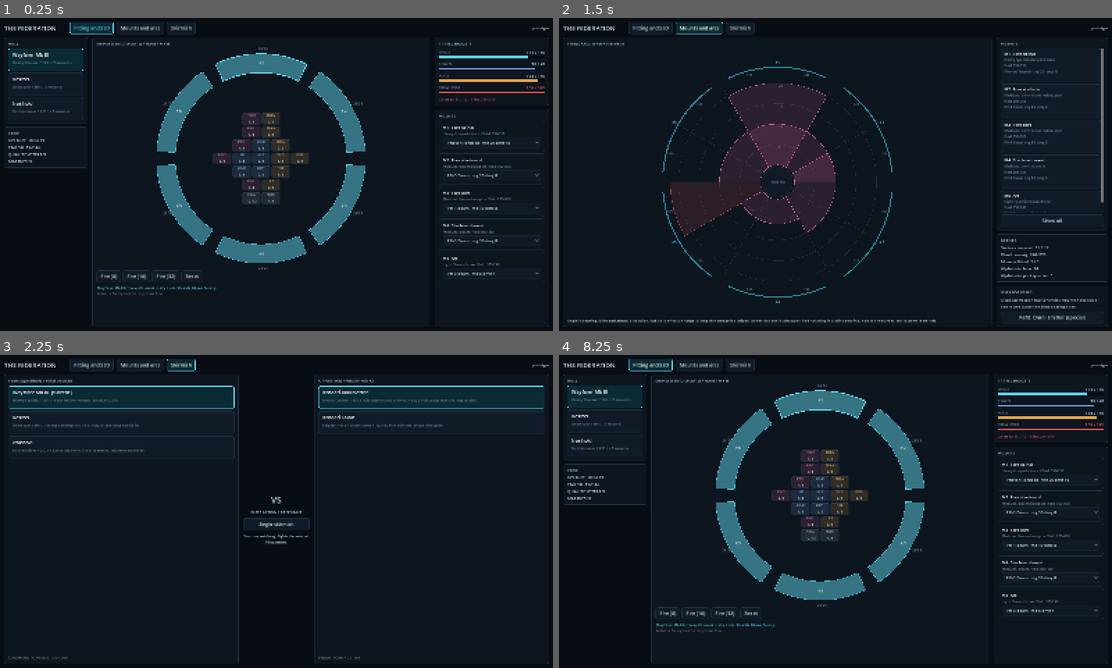
Above: before the commit, frames 1-4 (two rows, left to right).
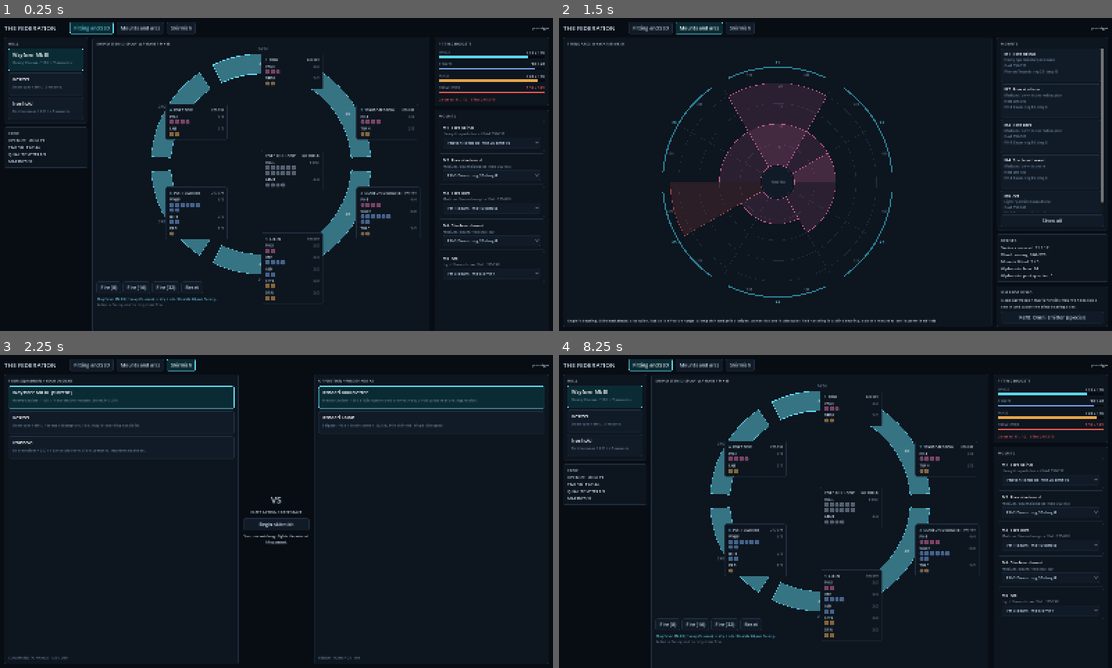
Above: after the commit, the same moments.

Repository: RubenTipparach/the-federation
Game: Godot game, scene res://scenes/main.tscn
Two runs of this game, one before a commit and one after it. Both use one fixed random seed, a clock stepped at 60 frames per second and the inputs below.
Inputs:
- Up to frame 1 (0.25 s): no input
- Up to frame 2 (1.5 s): click "Fitting and SSD" at 0.5 s; click "Mounts and arcs" at 1.25 s
- Up to frame 3 (2.25 s): click "Skirmish" at 2 s
- Up to frame 4 (8.25 s): click "Begin skirmish" at 2.75 s; click "Tactical" at 3.5 s; click "Cinematic" at 4.25 s; click "Fire beams" at 5 s; click "Fire heavy" at 5.75 s; click "Reinforce weakest" at 6.5 s; click "Disengage" at 7.25 s; click "Fitting and SSD" at 8 s

The runs differ from the first frame. In frame 1, 8.6% of the frame differs, in the area x 16-100%, y 11-100%; in frame 2, nothing differs; in frame 3, nothing differs; in frame 4, 8.6%.

Commit message:
Build the six sector ship systems display
The fitting screen's SSD is now the approved plate: one panel per shield
facing arranged around the ring in the ship's own geometry, the hull core
in the middle, and every system showing its name, what is left of it, and
one box per hit point wrapping six to a row.

Panels, system lines, and hit boxes are instances of committed scenes
dropped into anchors authored in fitting.tscn, so no node tree is built in
code. The plate paints the same system dictionaries the damage model
mutates, so what you see behind a shield is what dies when it falls.

Sectors gains facing_name and facing_arc_label so no screen invents its own
wording for the six facings.

Co-Authored-By: Claude Opus 5 <noreply@anthropic.com>
Claude-Session: https://claude.ai/code/session_01CvwCzyN7nJMTRzM6y36WyC

Diff:
--- a/scenes/fitting.tscn
+++ b/scenes/fitting.tscn
@@ -67,30 +67,84 @@
 [node name="Ring" type="Control" parent="Center/V"]
 layout_mode = 2
 size_flags_vertical = 3
-custom_minimum_size = Vector2(0, 300)
+custom_minimum_size = Vector2(0, 660)
 script = ExtResource("2")
 
-[node name="InternalsAnchor" type="Control" parent="Center/V/Ring"]
+[node name="Sector0" type="Control" parent="Center/V/Ring"]
 layout_mode = 1
 anchors_preset = 8
 anchor_left = 0.5
-anchor_top = 0.5
+anchor_top = 0.02
 anchor_right = 0.5
-anchor_bottom = 0.5
-grow_horizontal = 2
-grow_vertical = 2
-mouse_filter = 2
-
-[node name="Internals" type="VBoxContainer" parent="Center/V/Ring/InternalsAnchor"]
+anchor_bottom = 0.02
+grow_horizontal = 2
+grow_vertical = 2
+mouse_filter = 2
+
+[node name="Sector1" type="Control" parent="Center/V/Ring"]
+layout_mode = 1
+anchors_preset = 8
+anchor_left = 0.79
+anchor_top = 0.24
+anchor_right = 0.79
+anchor_bottom = 0.24
+grow_horizontal = 2
+grow_vertical = 2
+mouse_filter = 2
+
+[node name="Sector2" type="Control" parent="Center/V/Ring"]
+layout_mode = 1
+anchors_preset = 8
+anchor_left = 0.79
+anchor_top = 0.6
+anchor_right = 0.79
+anchor_bottom = 0.6
+grow_horizontal = 2
+grow_vertical = 2
+mouse_filter = 2
+
+[node name="Sector3" type="Control" parent="Center/V/Ring"]
 layout_mode = 1
 anchors_preset = 8
 anchor_left = 0.5
-anchor_top = 0.5
+anchor_top = 0.8
 anchor_right = 0.5
-anchor_bottom = 0.5
-grow_horizontal = 2
-grow_vertical = 2
-theme_override_constants/separation = 4
+anchor_bottom = 0.8
+grow_horizontal = 2
+grow_vertical = 2
+mouse_filter = 2
+
+[node name="Sector4" type="Control" parent="Center/V/Ring"]
+layout_mode = 1
+anchors_preset = 8
+anchor_left = 0.21
+anchor_top = 0.6
+anchor_right = 0.21
+anchor_bottom = 0.6
+grow_horizontal = 2
+grow_vertical = 2
+mouse_filter = 2
+
+[node name="Sector5" type="Control" parent="Center/V/Ring"]
+layout_mode = 1
+anchors_preset = 8
+anchor_left = 0.21
+anchor_top = 0.24
+anchor_right = 0.21
+anchor_bottom = 0.24
+grow_horizontal = 2
+grow_vertical = 2
+mouse_filter = 2
+
+[node name="Core" type="Control" parent="Center/V/Ring"]
+layout_mode = 1
+anchors_preset = 8
+anchor_left = 0.5
+anchor_top = 0.44
+anchor_right = 0.5
+anchor_bottom = 0.44
+grow_horizontal = 2
+grow_vertical = 2
 mouse_filter = 2
 
 [node name="Controls" type="HBoxContainer" parent="Center/V"]
--- /dev/null
+++ b/scenes/ui/hit_box.tscn
@@ -0,0 +1,19 @@
+[gd_scene load_steps=2 format=3]
+
+[ext_resource type="Script" path="res://src/ui/hit_box.gd" id="1"]
+
+[node name="HitBox" type="Panel"]
+custom_minimum_size = Vector2(13, 13)
+mouse_filter = 2
+script = ExtResource("1")
+
+[node name="Bg" type="ColorRect" parent="."]
+layout_mode = 1
+anchors_preset = 15
+anchor_right = 1.0
+anchor_bottom = 1.0
+offset_left = 1.0
+offset_top = 1.0
+offset_right = -1.0
+offset_bottom = -1.0
+mouse_filter = 2
--- /dev/null
+++ b/scenes/ui/sector_panel.tscn
@@ -0,0 +1,36 @@
+[gd_scene load_steps=2 format=3]
+
+[ext_resource type="Script" path="res://src/ui/sector_panel.gd" id="1"]
+
+[node name="SectorPanel" type="PanelContainer"]
+custom_minimum_size = Vector2(178, 0)
+mouse_filter = 2
+script = ExtResource("1")
+
+[node name="V" type="VBoxContainer" parent="."]
+layout_mode = 2
+theme_override_constants/separation = 5
+
+[node name="Head" type="HBoxContainer" parent="V"]
+layout_mode = 2
+theme_override_constants/separation = 6
+
+[node name="Tag" type="Label" parent="V/Head"]
+layout_mode = 2
+theme_override_font_sizes/font_size = 10
+text = "1"
+
+[node name="Title" type="Label" parent="V/Head"]
+layout_mode = 2
+size_flags_horizontal = 3
+theme_override_font_sizes/font_size = 10
+text = "SECTOR"
+
+[node name="Arc" type="Label" parent="V/Head"]
+layout_mode = 2
+theme_override_font_sizes/font_size = 9
+text = "000-000"
+
+[node name="Systems" type="VBoxContainer" parent="V"]
+layout_mode = 2
+theme_override_constants/separation = 5
--- /dev/null
+++ b/scenes/ui/sys_line.tscn
@@ -0,0 +1,28 @@
+[gd_scene load_steps=2 format=3]
+
+[ext_resource type="Script" path="res://src/ui/sys_line.gd" id="1"]
+
+[node name="SysLine" type="VBoxContainer"]
+theme_override_constants/separation = 2
+script = ExtResource("1")
+
+[node name="Head" type="HBoxContainer" parent="."]
+layout_mode = 2
+theme_override_constants/separation = 6
+
+[node name="SysName" type="Label" parent="Head"]
+layout_mode = 2
+size_flags_horizontal = 3
+theme_override_font_sizes/font_size = 10
+text = "SYSTEM"
+
+[node name="Count" type="Label" parent="Head"]
+layout_mode = 2
+theme_override_font_sizes/font_size = 10
+text = "0/0"
+
+[node name="Boxes" type="GridContainer" parent="."]
+layout_mode = 2
+columns = 6
+theme_override_constants/h_separation = 2
+theme_override_constants/v_separation = 2
--- a/src/sim/sectors.gd
+++ b/src/sim/sectors.gd
@@ -89,3 +89,24 @@
 		var b: int = (int(run[-1]) + 1) * int(SECTOR_DEG) % 360
 		parts.append("%03d-%03d" % [a % 360, b])
 	return ", ".join(parts)
+
+
+## Human names for the six shield facings, numbered 1 to 6 from the bow
+## clockwise (docs/09, Federation Commander 3C1). One list, so no screen
+## invents its own wording.
+const FACING_NAMES: Array[String] = [
+	"Bow", "Starboard bow", "Starboard quarter",
+	"Stern", "Port quarter", "Port bow",
+]
+
+
+static func facing_name(facing: int) -> String:
+	return FACING_NAMES[posmod(facing, FACING_COUNT)]
+
+
+## The bearing arc a facing covers, as the plate prints it.
+static func facing_arc_label(facing: int) -> String:
+	var f: int = posmod(facing, FACING_COUNT)
+	var from_deg: float = wrap_deg(float(f) * 60.0 - 30.0)
+	var to_deg: float = wrap_deg(float(f) * 60.0 + 30.0)
+	return "%03d-%03d" % [int(from_deg), int(to_deg)]
--- a/src/ui/fitting_screen.gd
+++ b/src/ui/fitting_screen.gd
@@ -9,14 +9,13 @@
 signal design_changed
 
 const SELECT_CARD := preload("res://scenes/ui/select_card.tscn")
-const SYS_BOX := preload("res://scenes/ui/sys_box.tscn")
-const SYS_ROW := preload("res://scenes/ui/sys_row.tscn")
+const SECTOR_PANEL := preload("res://scenes/ui/sector_panel.tscn")
 const MOUNT_ITEM := preload("res://scenes/ui/mount_fit_item.tscn")
 
 var session: Session
 var _demo: ShipState
 var _wired: bool = false
-var _boxes: Array = []  # index aligned with _demo.systems
+var _panels: Array = []  # six facings then the hull core, index is the sector
 
 
 ## Safe to call again when the session's fit is replaced from another screen:
@@ -93,30 +92,36 @@
 
 
 func _rebuild_internals() -> void:
-	var grid: VBoxContainer = $Center/V/Ring/InternalsAnchor/Internals
-	for child in grid.get_children():
-		child.queue_free()
-	_boxes = []
-	# One row per shield facing, then the hull core, which is the order the
-	# approved plate reads in and the order damage resolves in.
-	var row_nodes: Dictionary = {}
-	for sys in _demo.systems:
-		var sector: int = int(sys["sector"])
-		if not row_nodes.has(sector):
-			var row_node: HBoxContainer = SYS_ROW.instantiate()
-			grid.add_child(row_node)
-			row_nodes[sector] = row_node
-		var box: Panel = SYS_BOX.instantiate()
-		row_nodes[sector].add_child(box)
-		_boxes.append(box)
+	# The plate: one panel per shield facing arranged around the ring in the
+	# ship's own geometry, plus the hull core in the middle. Panels are
+	# instances of a committed scene dropped into anchors authored in
+	# fitting.tscn, so nothing here builds a node tree (CLAUDE.md 5.1).
+	_panels = []
+	for sector in range(Sectors.FACING_COUNT + 1):
+		var is_core: bool = sector == Sectors.FACING_COUNT
+		var anchor: Control = $Center/V/Ring.get_node(
+			"Core" if is_core else "Sector%d" % sector)
+		for child in anchor.get_children():
+			child.queue_free()
+		var panel: PanelContainer = SECTOR_PANEL.instantiate()
+		anchor.add_child(panel)
+		# Centre the panel on its anchor point once it has been sized.
+		panel.set_anchors_preset(Control.PRESET_CENTER)
+		var key: int = ShipState.CORE if is_core else sector
+		panel.build(
+			"CORE" if is_core else str(sector + 1),
+			"Hull core" if is_core else Sectors.facing_name(sector),
+			"no shield" if is_core else Sectors.facing_arc_label(sector),
+			_demo.systems_in(key))
+		_panels.append(panel)
 
 
 func _refresh_state_views() -> void:
 	$Center/V/Ring.show_state(_demo.shields, _demo.shield_max)
-	for i in range(_demo.systems.size()):
-		var sys: Dictionary = _demo.systems[i]
-		_boxes[i].paint(String(sys["code"]), int(sys["boxes"]),
-			int(sys["boxes_max"]), String(sys["family"]))
+	for sector in range(_panels.size()):
+		var is_core: bool = sector == Sectors.FACING_COUNT
+		_panels[sector].refresh(
+			0.0 if is_core else _demo.shields[sector], _demo.shield_max, not is_core)
 	$Center/V/Head.text = "SHIP SYSTEM DISPLAY  %s" % String(
 		session.fit.hull()["name"]).to_upper()
 
--- /dev/null
+++ b/src/ui/hit_box.gd
@@ -0,0 +1,10 @@
+extends Panel
+
+## One hit point on the ship systems display: a single box that is either
+## intact in its family colour or destroyed. Painted from sim state, holds
+## none, decides nothing (CLAUDE.md 5.2).
+
+
+func paint(intact: bool, family: String) -> void:
+	$Bg.color = Palette.with_alpha(Palette.family_color(family), 0.55) if intact \
+		else Palette.with_alpha(Palette.CRIT, 0.14)
--- /dev/null
+++ b/src/ui/sector_panel.gd
@@ -0,0 +1,43 @@
+extends PanelContainer
+
+## One shield facing's worth of the ship systems display, or the hull core.
+## Carries the facing number, its name, the bearing arc it covers, and the
+## systems mounted behind it. Structure is authored in sector_panel.tscn; this
+## script instances system lines and paints sim state (CLAUDE.md 5.2).
+
+const SYS_LINE := preload("res://scenes/ui/sys_line.tscn")
+
+var _lines: Array = []
+var _systems: Array[Dictionary] = []
+
+
+func build(tag: String, title: String, arc: String, systems: Array[Dictionary]) -> void:
+	$V/Head/Tag.text = tag
+	$V/Head/Title.text = title.to_upper()
+	$V/Head/Arc.text = arc
+	_systems = systems
+	_lines = []
+	for child in $V/Systems.get_children():
+		child.queue_free()
+	for sys in systems:
+		var line := SYS_LINE.instantiate()
+		$V/Systems.add_child(line)
+		line.build(String(sys["code"]), int(sys["boxes_max"]), String(sys["family"]))
+		_lines.append(line)
+	if systems.is_empty():
+		var empty := SYS_LINE.instantiate()
+		$V/Systems.add_child(empty)
+		empty.build("NO SYSTEMS", 0, "hull")
+		empty.paint(0, 0)
+
+
+## Repaint from the same system dictionaries the sim mutates, so the plate and
+## the damage model can never disagree about what is left.
+func refresh(shield: float, shield_max: float, has_shield: bool = true) -> void:
+	for i in range(_lines.size()):
+		_lines[i].paint(int(_systems[i]["boxes"]), int(_systems[i]["boxes_max"]))
+	if not has_shield:
+		$V/Head/Arc.text = "NO SHIELD"
+		return
+	var frac: float = 0.0 if shield_max <= 0.0 else shield / shield_max
+	$V/Head/Tag.add_theme_color_override("font_color", Palette.shield_color(frac))
--- /dev/null
+++ b/src/ui/sys_line.gd
@@ -0,0 +1,36 @@
+extends VBoxContainer
+
+## One system on the ship systems display: its name, what is left of it, and
+## one box per hit point wrapping six to a row, which is the layout the
+## approved plate uses. Boxes are instanced from a committed scene and only
+## painted here (CLAUDE.md 5.1).
+
+const HIT_BOX := preload("res://scenes/ui/hit_box.tscn")
+
+var _boxes: Array[Panel] = []
+var _family: String = "hull"
+
+
+## Build the box row once, when the fit changes. Painting per frame never
+## touches the tree.
+func build(sys_name: String, boxes_max: int, family: String) -> void:
+	_family = family
+	$Head/SysName.text = sys_name
+	for child in $Boxes.get_children():
+		child.queue_free()
+	_boxes = []
+	for i in range(boxes_max):
+		var box: Panel = HIT_BOX.instantiate()
+		$Boxes.add_child(box)
+		_boxes.append(box)
+
+
+func paint(cur: int, boxes_max: int) -> void:
+	$Head/Count.text = "%d/%d" % [cur, boxes_max]
+	var dead: bool = cur <= 0
+	$Head/SysName.add_theme_color_override("font_color",
+		Palette.CRIT if dead else Palette.FG)
+	$Head/Count.add_theme_color_override("font_color",
+		Palette.CRIT if dead else Palette.DIM)
+	for i in range(_boxes.size()):
+		_boxes[i].paint(i < cur, _family)
--- a/tests/run_tests.gd
+++ b/tests/run_tests.gd
@@ -82,6 +82,12 @@
 	eq(runs.size(), 1, "wrap through zero groups into one run")
 	eq(int(runs[0][0]), 9, "wrapped run starts at its true beginning")
 
+	eq(SectorsLib.facing_name(0), "Bow", "facing 1 is the bow")
+	eq(SectorsLib.facing_name(3), "Stern", "facing 4 is the stern")
+	eq(SectorsLib.facing_arc_label(0), "330-030", "the bow arc straddles dead ahead")
+	eq(SectorsLib.facing_arc_label(1), "030-090", "the starboard bow arc")
+	eq(SectorsLib.facing_name(6), "Bow", "facing names wrap")
+
 
 func test_catalog() -> void:
 	print("\n== catalog ==")
Not shown, added: src/ui/hit_box.gd.uid
Not shown, added: src/ui/sector_panel.gd.uid
Not shown, added: src/ui/sys_line.gd.uid
